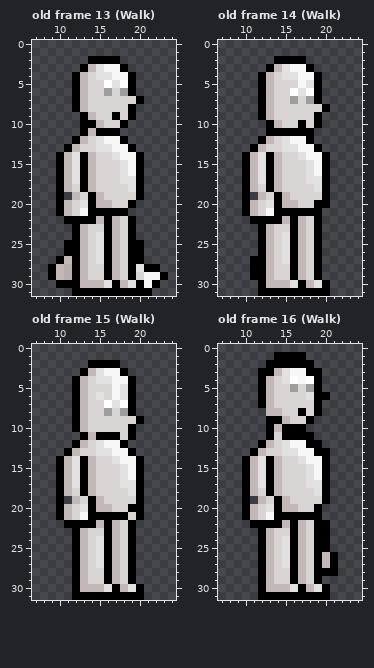
Two versions of one pixel-art file, Assets/Sprites/basichuman Blink anim.aseprite. That is the earlier state.
32x32 pixels, 20 frames. Shown: old frame 13 (Walk): x 7..24, y 0..31; old frame 14 (Walk): x 7..24, y 0..31; old frame 15 (Walk): x 7..24, y 0..31; old frame 16 (Walk): x 7..24, y 0..31. The commit also changed other frames, which this record leaves out.
Once edited:
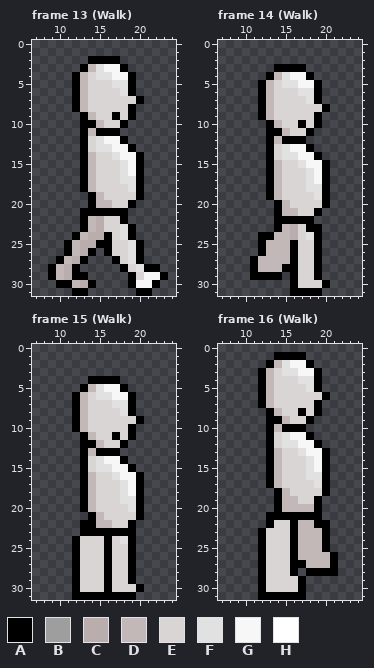
Palette (. is transparent): A #000000  B #9e9e9e  C #b9adad  D #c3b8b8  E #dad5d5  F #e2e1e1  G #f7f7f7  H #ffffff
A new or re-ordered frame is compared with the old frame closest to it.
Commit: Player now walks and mirrors sprite
What changed:
frames 20 -> 26
layer "HairLong" now hidden
layer "HairBasic" now hidden
layer "Gloves" now hidden
layer "Eyes" now hidden
layer "Iris" now hidden
layer "ShirtLong" now hidden
layer "ShirtShort" now hidden
layer "Pants" now hidden
layer "Shoes" now hidden
Changed rows in their new state; - is an unchanged pixel.
Frame 13 (Walk) is new; against old frame 13 (Walk):
first column x 16:
 5 E-F
 6 E-F
first column x 10:
12 --.A-------
13 -..A-------
14 ...--------
15 ...--------
16 ...--------
17 ...--------
18 ...--------
19 .-..-------
20 ....-------
21 ...A-------
22 -..-DCEEA.-
23 --.ADCEEF--
24 ----CC-EF--
25 --DCCA-E-F-
26 --DCA.-E-F-
27 --CA...A-F-
28 ---.....AE-
29 ---A.....--
30 --DCA....AG
31 ----......-
Frame 14 (Walk) is new; against old frame 14 (Walk):
first column x 12:
 2 --....--
 3 -.AAAA.-
 4 .AD-G-A.
 5 ---FF-G-
 6 ----E-F-
 7 ----E-F-
first column x 10:
11 -----DEE---
12 --.ADAAA.--
13 -..A--G-A.-
14 ...-EFFG-A.
15 ...----FG--
16 ...--------
17 ...------G-
18 ...-----F--
19 .-.ADE---F-
20 ....--E--E-
21 ....-DDEE--
22 -...-A-AA.-
23 --..ADCEA--
24 ---ADDCEF--
25 ----DD-E---
26 ----DD-E---
27 --D-DD-E---
28 --D-DA-E---
29 ---AA.-E---
30 --....AEEE-
31 --....----.
Frame 15 (Walk) is new; against old frame 15 (Walk):
first column x 10:
 2 ----....---
 3 ---......--
 4 --..AAAA..-
 5 --.ADFG-A.-
 6 ------F-G--
 7 ------E-F--
 8 ------E-F--
11 -----EE----
12 --.AADEE---
13 -..ADAAA..-
14 ...-EFGGA..
15 ...-EFFGGA.
16 ...----FG--
17 ...------G-
18 ...-----FG-
19 .-.ADE--FF-
20 ...ADEE--F-
21 ....-DEEE--
22 -..---DE---
23 --.AAA-AA--
24 ---E-E-EF--
25 ---E-E-E---
26 ---E-E-E---
27 ---E-E-E---
28 ---E---E---
29 ---E---E---
30 ---EEEAEEE-
31 ----------.
Frame 16 (Walk) is new; against old frame 16 (Walk):
first column x 10:
 2 ----DFGG---
 3 ---DE-F-G--
 4 -----EEFF--
 5 ------E-F--
 6 --------EE-
 8 ---A-------
11 -----FGG---
12 --.A--F-G--
13 -..ADEEF-G-
14 ...----EF--
15 ...--------
16 ...------F-
17 ...-----E--
18 ....AD---E-
19 .-..--D--A.
20 ....---DD--
21 ...A-------
22 -..-EE--D--
23 ---E----DD-
24 ---E-E--DD-
25 ---E-E--DD-
26 ---E-E--DD-
27 ---E-E-ADD-
28 ---E---.A--
29 ---E--EA..-
30 ---EEEE-...
31 --------...
